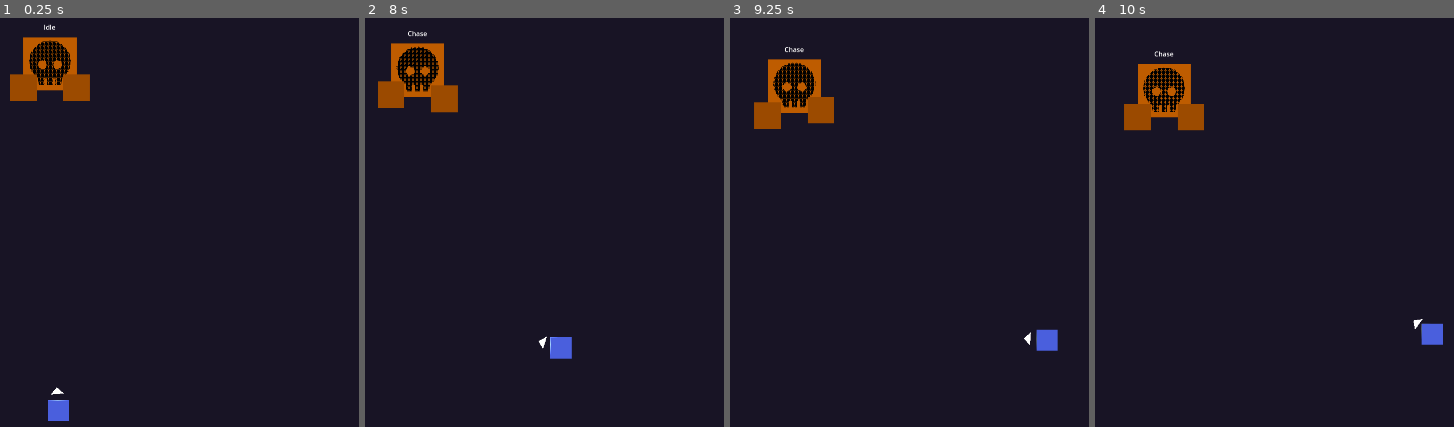
Above: before the commit, frames 1-4 (left to right).
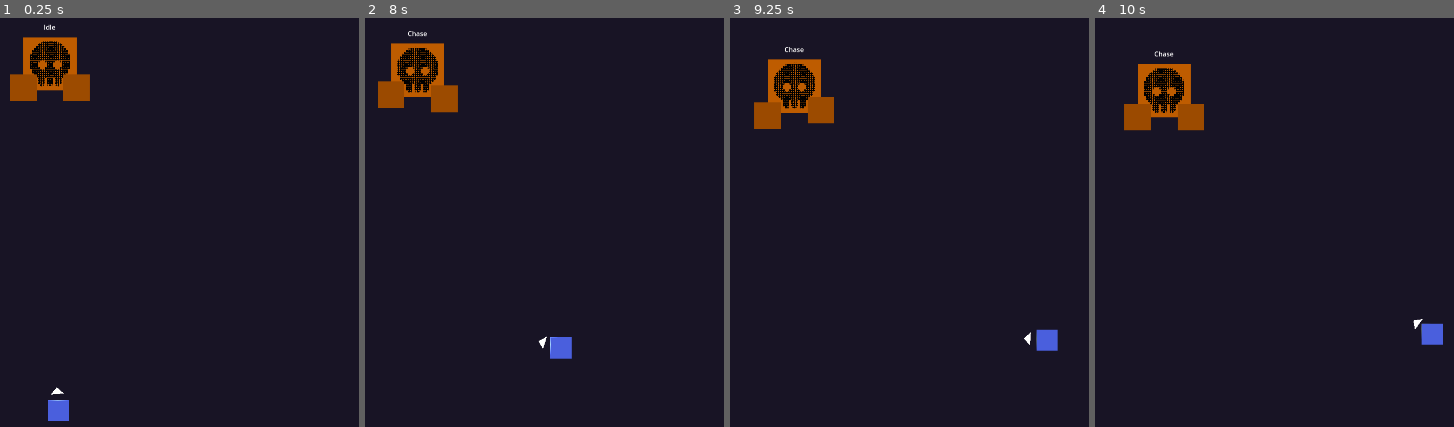
Above: after the commit, the same moments.

Repository: matheusmondenez/my-first-platform-game
Game: Godot game, scene res://wave_shooter/levels/boss_arena/boss_arena.tscn
Same seed, same stepped clock (60 frames per second), same inputs: the game is played once before the commit and once after it. This scene is started directly instead of the project's main scene.
Inputs (mouse positions are in pixels of both pictures, inside the frame that each line leads up to):
- Up to frame 1 (0.25 s): no input
- Up to frame 2 (8 s): tap Enter at 0.5, 7.25 s; move the mouse to (583, 206) at 0.52 s; hold Space (dash) 0.53-1.28 s; hold D (right) 0.53-2.03 s; tap W (up) at 0.77, 1.07, 1.52, 1.55, 1.82, 2.1, 3.02, 3.32, 3.77, 3.8, 4.07, 4.52, 4.82, 6.02, 6.05, 6.32, 6.6, 6.77, 7.07, 7.52, 7.82 s; click (583, 206) at 0.8 s; move the mouse to (outside the picture) at 1.27 s; click (outside the picture) at 1.35 s; move the mouse to (490, 128) at 2.02 s; hold A (left) 2.03-2.78 s; hold Space (dash) 2.03-2.78 s; move the mouse to (368, 316) at 2.77 s; hold D (right) 2.78-4.28 s; tap Space (dash) at 2.85, 4.55, 7.35 s; click (368, 316) at 3.05 s; move the mouse to (648, 296) at 3.52 s; press the mouse at (648, 296) at 3.53 s; move the mouse to (outside the picture) at 4.27 s; release the mouse at (outside the picture) at 4.28 s; hold A (left) 4.28-5.03 s; tap Tab (toggle_auto_shot) at 4.35 s; move the mouse to (451, 226) at 5.02 s; hold D (right) 5.03-5.78 s; hold Space (dash) 5.03-5.78 s; click (451, 226) at 5.3 s; move the mouse to (outside the picture) at 5.77 s; hold A (left) 5.78-7.28 s; click (outside the picture) at 5.85 s; move the mouse to (583, 206) at 6.52 s; hold Space (dash) 6.53-7.28 s; move the mouse to (outside the picture) at 7.27 s; hold D (right) from 7.28 s (still down); click (outside the picture) at 7.55 s
- Up to frame 3 (9.25 s): keep holding D (right); move the mouse to (855, 128) at 8.02 s; press the mouse at (855, 128) at 8.03 s; tap W (up) at 8.3, 9.02 s; move the mouse to (733, 316) at 8.77 s; release the mouse at (733, 316) at 8.78 s; tap Tab (toggle_auto_shot) at 8.85 s; tap Space (dash) at 9.05 s
- Up to frame 4 (10 s): tap W (up) at 9.32, 9.77 s; move the mouse to (1378, 296) at 9.52 s; release D (right) at 9.53 s; hold A (left) from 9.53 s (still down); hold Space (dash) from 9.53 s (still down); click (1378, 296) at 9.8 s

The runs differ from the first frame. In frame 1, 0.5% of the frame differs, in the area x 8-20%, y 5-17%; in frame 2, 0.5%; in frame 3, 0.5%; in frame 4, 0.6%, in the area x 13-26%, y 11-24%.

Commit message:
improves boss machine state

Diff:
--- a/wave_shooter/entities/enemies/bosses/attack.gd
+++ b/wave_shooter/entities/enemies/bosses/attack.gd
@@ -4,6 +4,10 @@
 
 func enter() -> void:
 	super.enter()
+	owner.idle = false
+	owner.can_attack = true
+	owner.can_dash = false
+	owner.init_chase = false
 	animation_player.play("attacking")
 
 func transition() -> void:
@@ -11,5 +15,4 @@
 		get_parent().change_state("Chase")
 
 func _on_punch_range_body_exited(body: Node2D) -> void:
-	owner.can_attack = false
 	owner.init_chase = true
--- a/wave_shooter/entities/enemies/bosses/boss.gd
+++ b/wave_shooter/entities/enemies/bosses/boss.gd
@@ -2,7 +2,9 @@
 
 @onready var animation_player: AnimationPlayer = $AnimationPlayer
 
+var idle := true
 var can_attack := false
+var can_dash := false
 var init_chase := false
 var direction := Vector2.ZERO
 
@@ -16,18 +18,3 @@
 func _physics_process(delta: float) -> void:
 	velocity = direction.normalized() * 40
 	move_and_collide(velocity * delta)
-
-func chase_player() -> void:
-	pass
-
-func prepare_attack() -> void:
-	pass
-
-func punch() -> void:
-	pass
-
-func shoot() -> void:
-	pass
-
-func dash() -> void:
-	pass
--- a/wave_shooter/entities/enemies/bosses/boss.tscn
+++ b/wave_shooter/entities/enemies/bosses/boss.tscn
@@ -11,8 +11,8 @@
 
 [sub_resource type="ShaderMaterial" id="ShaderMaterial_ceipx"]
 shader = ExtResource("1_dp8ge")
-shader_parameter/amount_x = 40.0
-shader_parameter/amount_y = 40.0
+shader_parameter/amount_x = 25.0
+shader_parameter/amount_y = 25.0
 
 [sub_resource type="RectangleShape2D" id="RectangleShape2D_ka1du"]
 size = Vector2(128, 128)
@@ -25,6 +25,89 @@
 
 [sub_resource type="CircleShape2D" id="CircleShape2D_d7uew"]
 radius = 136.235
+
+[sub_resource type="Animation" id="Animation_jkrlh"]
+length = 0.001
+tracks/0/type = "value"
+tracks/0/imported = false
+tracks/0/enabled = true
+tracks/0/path = NodePath("LeftHand:position")
+tracks/0/interp = 1
+tracks/0/loop_wrap = true
+tracks/0/keys = {
+"times": PackedFloat32Array(0),
+"transitions": PackedFloat32Array(1),
+"update": 0,
+"values": [Vector2(-96, 96)]
+}
+tracks/1/type = "value"
+tracks/1/imported = false
+tracks/1/enabled = true
+tracks/1/path = NodePath("RightHand:position")
+tracks/1/interp = 1
+tracks/1/loop_wrap = true
+tracks/1/keys = {
+"times": PackedFloat32Array(0),
+"transitions": PackedFloat32Array(1),
+"update": 0,
+"values": [Vector2(96, 96)]
+}
+
+[sub_resource type="Animation" id="Animation_586y1"]
+resource_name = "attacking"
+length = 0.5
+tracks/0/type = "value"
+tracks/0/imported = false
+tracks/0/enabled = true
+tracks/0/path = NodePath("LeftHand:position")
+tracks/0/interp = 1
+tracks/0/loop_wrap = true
+tracks/0/keys = {
+"times": PackedFloat32Array(0, 0.433333, 0.5),
+"transitions": PackedFloat32Array(1, 1, 1),
+"update": 0,
+"values": [Vector2(-96, 96), Vector2(-96, -100), Vector2(-96, 96)]
+}
+tracks/1/type = "value"
+tracks/1/imported = false
+tracks/1/enabled = true
+tracks/1/path = NodePath("RightHand:position")
+tracks/1/interp = 1
+tracks/1/loop_wrap = true
+tracks/1/keys = {
+"times": PackedFloat32Array(0, 0.433333, 0.5),
+"transitions": PackedFloat32Array(1, 1, 1),
+"update": 0,
+"values": [Vector2(96, 96), Vector2(96, -100), Vector2(96, 96)]
+}
+
+[sub_resource type="Animation" id="Animation_qojy1"]
+resource_name = "idle"
+loop_mode = 1
+tracks/0/type = "value"
+tracks/0/imported = false
+tracks/0/enabled = true
+tracks/0/path = NodePath("LeftHand:position")
+tracks/0/interp = 1
+tracks/0/loop_wrap = true
+tracks/0/keys = {
+"times": PackedFloat32Array(0, 0.333333, 0.666667, 1),
+"transitions": PackedFloat32Array(1, 1, 1, 1),
+"update": 0,
+"values": [Vector2(-96, 96), Vector2(-96, 86), Vector2(-106, 86), Vector2(-96, 96)]
+}
+tracks/1/type = "value"
+tracks/1/imported = false
+tracks/1/enabled = true
+tracks/1/path = NodePath("RightHand:position")
+tracks/1/interp = 1
+tracks/1/loop_wrap = true
+tracks/1/keys = {
+"times": PackedFloat32Array(0, 0.333333, 0.666667, 1),
+"transitions": PackedFloat32Array(1, 1, 1, 1),
+"update": 0,
+"values": [Vector2(96, 96), Vector2(96, 86), Vector2(106, 86), Vector2(96, 96)]
+}
 
 [sub_resource type="Animation" id="Animation_ghpnu"]
 resource_name = "walking"
@@ -54,63 +137,8 @@
 "values": [Vector2(96, 96), Vector2(96, 106), Vector2(96, 86), Vector2(96, 96)]
 }
 
-[sub_resource type="Animation" id="Animation_jkrlh"]
-length = 0.001
-tracks/0/type = "value"
-tracks/0/imported = false
-tracks/0/enabled = true
-tracks/0/path = NodePath("LeftHand:position")
-tracks/0/interp = 1
-tracks/0/loop_wrap = true
-tracks/0/keys = {
-"times": PackedFloat32Array(0),
-"transitions": PackedFloat32Array(1),
-"update": 0,
-"values": [Vector2(-96, 96)]
-}
-tracks/1/type = "value"
-tracks/1/imported = false
-tracks/1/enabled = true
-tracks/1/path = NodePath("RightHand:position")
-tracks/1/interp = 1
-tracks/1/loop_wrap = true
-tracks/1/keys = {
-"times": PackedFloat32Array(0),
-"transitions": PackedFloat32Array(1),
-"update": 0,
-"values": [Vector2(96, 96)]
-}
-
-[sub_resource type="Animation" id="Animation_qojy1"]
-resource_name = "idle"
-loop_mode = 1
-tracks/0/type = "value"
-tracks/0/imported = false
-tracks/0/enabled = true
-tracks/0/path = NodePath("LeftHand:position")
-tracks/0/interp = 1
-tracks/0/loop_wrap = true
-tracks/0/keys = {
-"times": PackedFloat32Array(0, 0.333333, 0.666667, 1),
-"transitions": PackedFloat32Array(1, 1, 1, 1),
-"update": 0,
-"values": [Vector2(-96, 96), Vector2(-96, 86), Vector2(-106, 86), Vector2(-96, 96)]
-}
-tracks/1/type = "value"
-tracks/1/imported = false
-tracks/1/enabled = true
-tracks/1/path = NodePath("RightHand:position")
-tracks/1/interp = 1
-tracks/1/loop_wrap = true
-tracks/1/keys = {
-"times": PackedFloat32Array(0, 0.333333, 0.666667, 1),
-"transitions": PackedFloat32Array(1, 1, 1, 1),
-"update": 0,
-"values": [Vector2(96, 96), Vector2(96, 86), Vector2(106, 86), Vector2(96, 96)]
-}
-
-[sub_resource type="Animation" id="Animation_586y1"]
-resource_name = "attacking"
+[sub_resource type="Animation" id="Animation_dn0k7"]
+resource_name = "dashing"
 length = 0.5
 tracks/0/type = "value"
 tracks/0/imported = false
@@ -119,28 +147,29 @@
 tracks/0/interp = 1
 tracks/0/loop_wrap = true
 tracks/0/keys = {
-"times": PackedFloat32Array(0, 0.433333, 0.5),
-"transitions": PackedFloat32Array(1, 1, 1),
-"update": 0,
-"values": [Vector2(-96, 96), Vector2(-96, -100), Vector2(-96, 96)]
-}
-tracks/1/type = "value"
-tracks/1/imported = false
-tracks/1/enabled = true
-tracks/1/path = NodePath("RightHand:position")
-tracks/1/interp = 1
-tracks/1/loop_wrap = true
-tracks/1/keys = {
-"times": PackedFloat32Array(0, 0.433333, 0.5),
-"transitions": PackedFloat32Array(1, 1, 1),
-"update": 0,
-"values": [Vector2(96, 96), Vector2(96, -100), Vector2(96, 96)]
+"times": PackedFloat32Array(0, 0.5),
+"transitions": PackedFloat32Array(1, 1),
+"update": 0,
+"values": [Vector2(-96, 96), Vector2(-64, 64)]
+}
+tracks/1/type = "value"
+tracks/1/imported = false
+tracks/1/enabled = true
+tracks/1/path = NodePath("RightHand:position")
+tracks/1/interp = 1
+tracks/1/loop_wrap = true
+tracks/1/keys = {
+"times": PackedFloat32Array(0, 0.5),
+"transitions": PackedFloat32Array(1, 1),
+"update": 0,
+"values": [Vector2(96, 96), Vector2(64, 64)]
 }
 
 [sub_resource type="AnimationLibrary" id="AnimationLibrary_hlobx"]
 _data = {
 "RESET": SubResource("Animation_jkrlh"),
 "attacking": SubResource("Animation_586y1"),
+"dashing": SubResource("Animation_dn0k7"),
 "idle": SubResource("Animation_qojy1"),
 "walking": SubResource("Animation_ghpnu")
 }
@@ -224,6 +253,10 @@
 wait_time = 5.0
 one_shot = true
 autostart = true
+
+[node name="ChaseTimer" type="Timer" parent="."]
+wait_time = 5.0
+one_shot = true
 
 [node name="AnimationPlayer" type="AnimationPlayer" parent="."]
 libraries = {
@@ -258,3 +291,4 @@
 [connection signal="body_entered" from="PunchRange" to="StateMachine/Chase" method="_on_punch_range_body_entered"]
 [connection signal="body_exited" from="PunchRange" to="StateMachine/Attack" method="_on_punch_range_body_exited"]
 [connection signal="timeout" from="PresentationTimer" to="StateMachine/Idle" method="_on_presentation_timer_timeout"]
+[connection signal="timeout" from="ChaseTimer" to="StateMachine/Chase" method="_on_chase_timer_timeout"]
--- a/wave_shooter/entities/enemies/bosses/chase.gd
+++ b/wave_shooter/entities/enemies/bosses/chase.gd
@@ -1,9 +1,15 @@
 extends State
 
 @onready var animation_player: AnimationPlayer = $"../../AnimationPlayer"
+@onready var chase_timer: Timer = $"../../ChaseTimer"
 
 func enter() -> void:
 	super.enter()
+	owner.idle = false
+	owner.can_attack = false
+	owner.can_dash = false
+	owner.init_chase = true
+	chase_timer.start()
 	owner.set_physics_process(true)
 	animation_player.play("walking")
 
@@ -13,8 +19,13 @@
 
 func transition() -> void:
 	if owner.can_attack:
+		chase_timer.stop()
 		get_parent().change_state("Attack")
+	elif owner.can_dash:
+		get_parent().change_state("Dash")
 
 func _on_punch_range_body_entered(body: Node2D) -> void:
-	owner.init_chase = false
 	owner.can_attack = true
+
+func _on_chase_timer_timeout() -> void:
+	owner.can_dash = true
--- a/wave_shooter/entities/enemies/bosses/dash.gd
+++ b/wave_shooter/entities/enemies/bosses/dash.gd
@@ -1 +1,15 @@
 extends State
+
+@onready var animation_player: AnimationPlayer = $"../../AnimationPlayer"
+
+func enter() -> void:
+	super.enter()
+	owner.idle = false
+	owner.can_attack = false
+	owner.can_dash = true
+	owner.init_chase = false
+	animation_player.play("dashing")
+
+func transition() -> void:
+	if owner.idle:
+		get_parent().change_state("Idle")
--- a/wave_shooter/entities/enemies/bosses/idle.gd
+++ b/wave_shooter/entities/enemies/bosses/idle.gd
@@ -1,8 +1,17 @@
 extends State
+
+func enter() -> void:
+	super.enter()
+	owner.idle = true
+	owner.can_attack = false
+	owner.can_dash = false
+	owner.init_chase = false
 
 func transition():
 	if owner.init_chase:
 		get_parent().change_state("Chase")
+	elif owner.can_dash:
+		get_parent().change_state("Dash")
 
 func _on_presentation_timer_timeout() -> void:
 	owner.init_chase = true
Not shown: 1 places in wave_shooter/entities/enemies/bosses/boss.tscn that only renumber resources
